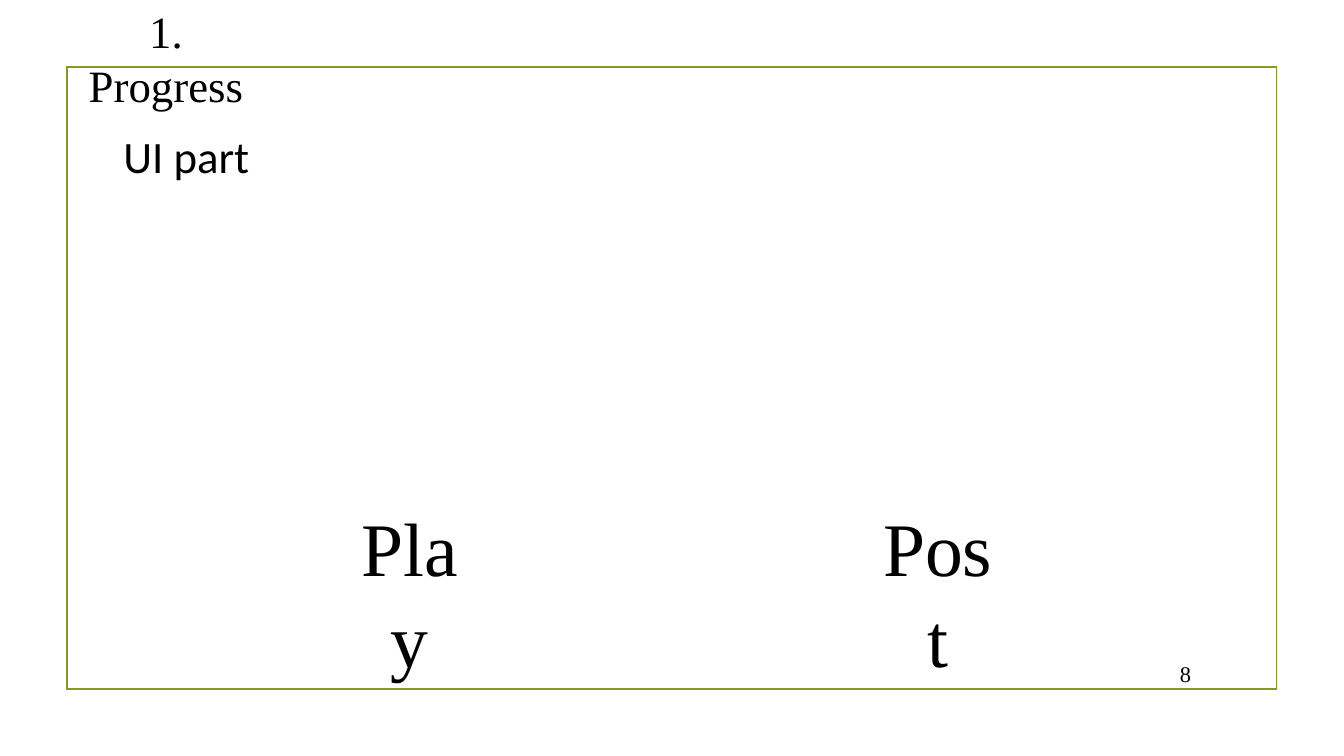
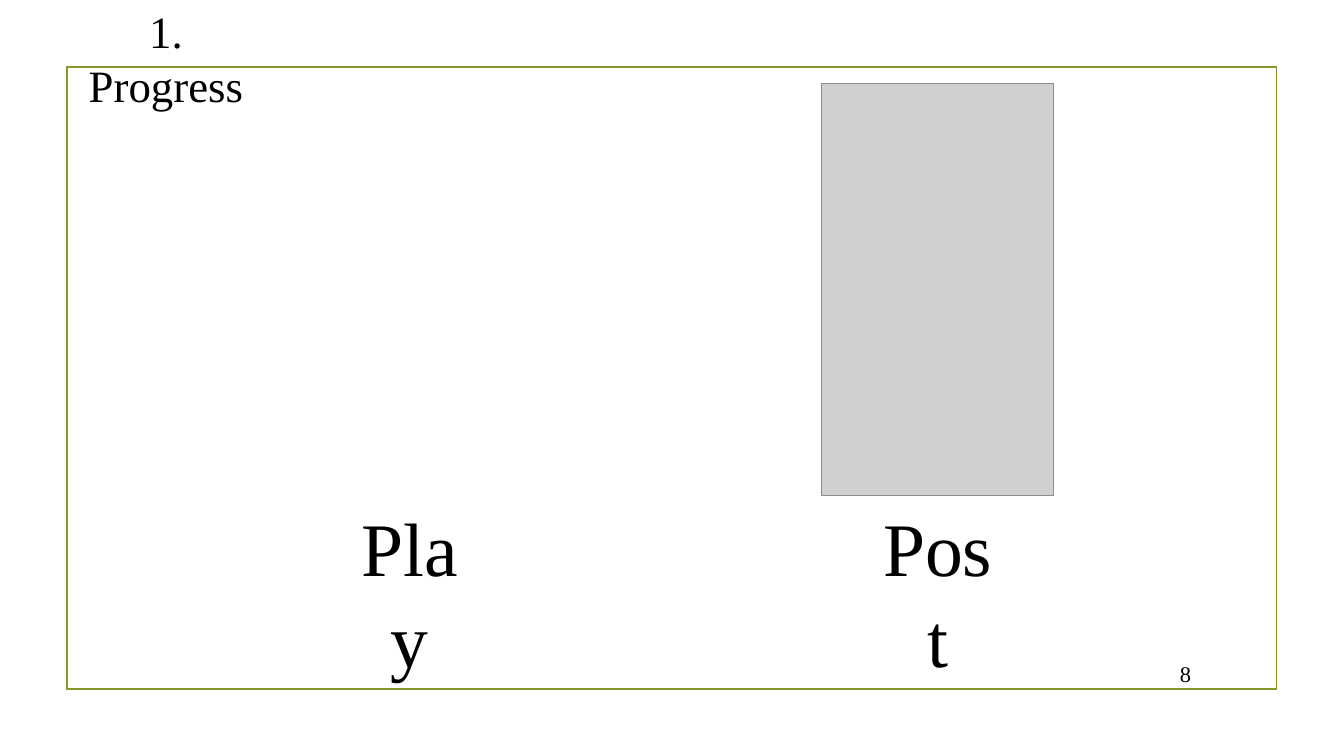
Before and after one commit to ljwon1995/Yofficial, a slide deck: slide 8 of PPT/week9.pptx. Drawn at 1344x756 pixels with LibreOffice and Linux fonts; fonts in the diff are those of the drawing; grey boxes stand for pictures; background and template pictures are left out. Boxes give left, top, right and bottom in pixels: in the first picture for what was removed or moved away, otherwise in the second. Text is boxed around its words. In the diff, an @@ line names an element or a change of style, - is before the commit and + after.

```diff
--- a/PPT/week9.pptx
+++ b/PPT/week9.pptx
@@ picture added at (822, 84, 1054, 496) @@
@@ text removed at (123, 144, 250, 181) @@
-UI part
```
Also in this commit, not shown: 1 other slide changed.
